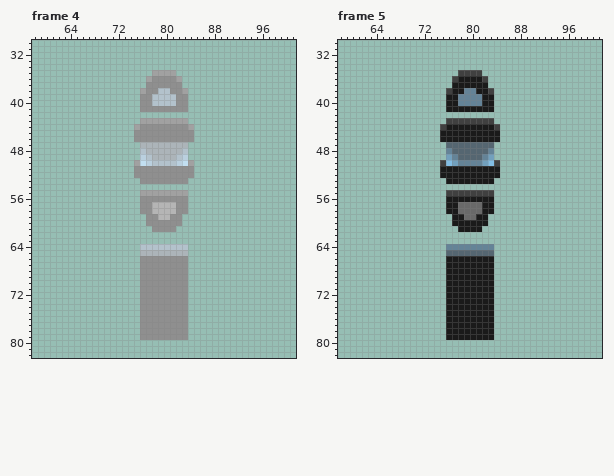
Two versions of one pixel-art file, draem/오브젝트/platform__/platform_UpDown_Controller.aseprite. The first picture shows the starting point.
160x160 pixels, 17 frames. Colours within 5 levels of each other are drawn and written as one. Shown: frame 4: x 58..101, y 30..82; frame 5: x 58..101, y 30..82. The commit also changed other frames, which this record leaves out.
After:
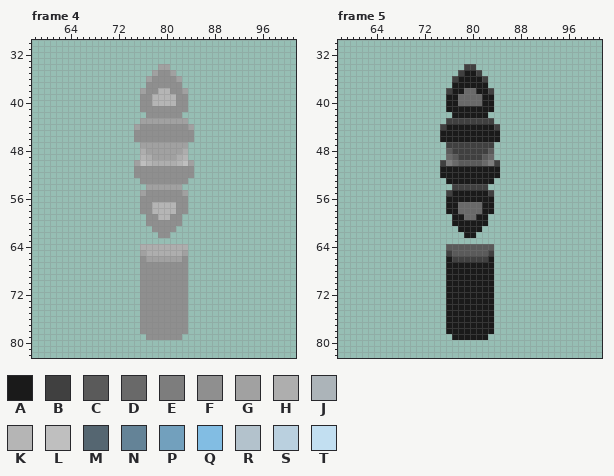
Palette (. is transparent): A #1a1a1a  B #404040  C #5a5a5a  D #696969  E #7d7d7d  F #8f8f8f  G #a1a1a1  H #aeaeae  J #acb4b9  K #b5b5b5  L #bfbfbf  M #556671  N #648397  P #72a0bd  Q #82bde3  R #b3c2cc  S #bad0df  T #c2dff1
The edit:
--- frame 4, layers "레이어 5", "레이어 3"
@@ x 75..84 @@
 33 ..........
-34 ..........
-35 ...GGGG...
+34 ....GG....
+35 ...GFFG...
 36 ..GFFFFG..
 37 ..FFFFFF..
-38 .GFFRRFFG.
-39 .FFRRRRFF.
-40 .FFRRRRFF.
+38 .GFFKKFFG.
+39 .FFKKKKFF.
+40 .FFKKKKFF.
 41 .FFFFFFFF.
-42 ..........
+42 ..FFFFFF..
 43 .GGGGGGGG.
@@ x 74..85 @@
 46 .FFFFFFFFFF.
-47 ..JJJJJJJJ..
-48 ..RJJJJJJR..
-49 ..SRJJJJRS..
-50 .GTSRRRRSTG.
+47 ..GGGGGGGG..
+48 ..HGGGGGGH..
+49 ..KHGGGGHK..
+50 .GLKHHHHKLG.
 51 .FFFFFFFFFF.
@@ x 75..84 @@
 53 .FFFFFFFF.
-54 ..........
-55 .GGGGGGGG.
+54 ..GGGGGG..
+55 .GFFFFFFG.
 56 .FFFFFFFF.
@@ x 74..85 @@
 61 ....FFFF....
-62 ............
+62 .....FF.....
 63 ............
-64 ..RRRRRRRR..
-65 ..JJJJJJJJ..
-66 ..FFFFFFFF..
+64 ..HHHHHHHH..
+65 ..GHHHHHHG..
+66 ..FGGGGGGF..
 67 ..FFFFFFFF..
@@ x 74..85 @@
 78 ..FFFFFFFF..
-79 ..FFFFFFFF..
+79 ...FFFFFF...
 80 ............
--- frame 5, layer "레이어 3"
@@ x 75..84 @@
 33 ..........
-34 ..........
-35 ...BBBB...
+34 ....BB....
+35 ...BAAB...
 36 ..BAAAAB..
 37 ..AAAAAA..
-38 .BAANNAAB.
-39 .AANNNNAA.
-40 .AANNNNAA.
+38 .BAADDAAB.
+39 .AADDDDAA.
+40 .AADDDDAA.
 41 .AAAAAAAA.
-42 ..........
+42 ..AAAAAA..
 43 .BBBBBBBB.
@@ x 74..85 @@
 46 .AAAAAAAAAA.
-47 ..MMMMMMMM..
-48 ..NMMMMMMN..
-49 ..PNMMMMNP..
-50 .BQPNNNNPQB.
+47 ..BBBBBBBB..
+48 ..CBBBBBBC..
+49 ..DCBBBBCD..
+50 .BEDCCCCDEB.
 51 .AAAAAAAAAA.
@@ x 75..84 @@
 53 .AAAAAAAA.
-54 ..........
-55 .BBBBBBBB.
+54 ..BBBBBB..
+55 .BAAAAAAB.
 56 .AAAAAAAA.
@@ x 74..85 @@
 61 ....AAAA....
-62 ............
+62 .....AA.....
 63 ............
-64 ..NNNNNNNN..
-65 ..MMMMMMMM..
-66 ..AAAAAAAA..
+64 ..CCCCCCCC..
+65 ..BCCCCCCB..
+66 ..ABBBBBBA..
 67 ..AAAAAAAA..
@@ x 74..85 @@
 78 ..AAAAAAAA..
-79 ..AAAAAAAA..
+79 ...AAAAAA...
 80 ............
